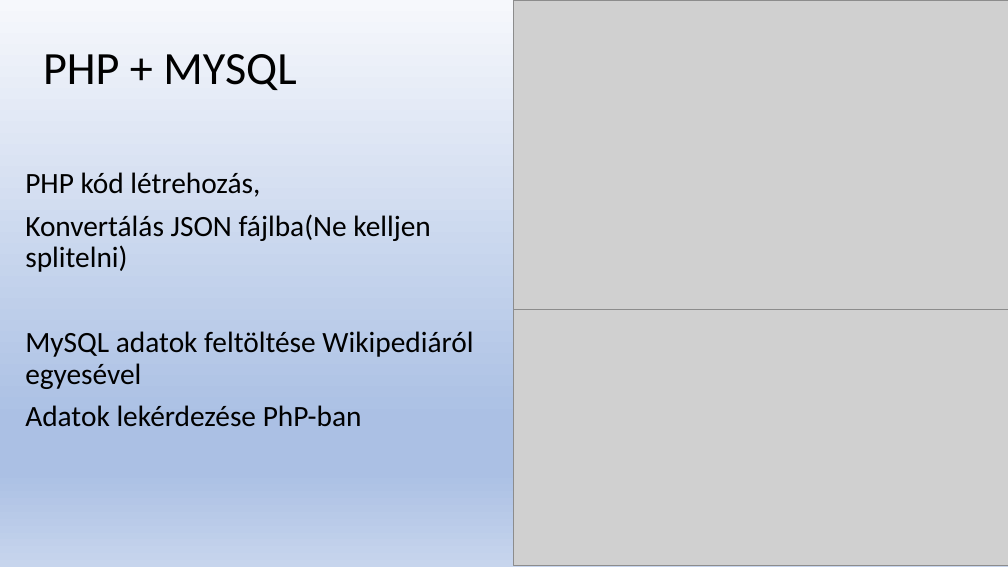
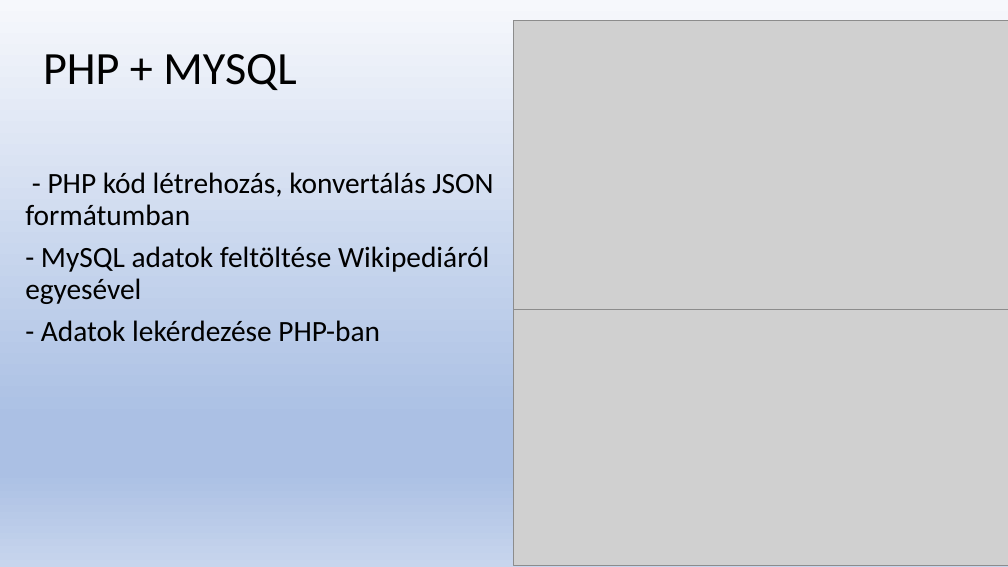
Before and after one commit to Levminer/flywithme, a slide deck: slide 3 of docs/FlyWithMe.pptx. Drawn at 1008x567 pixels with LibreOffice and Linux fonts; fonts in the diff are those of the drawing; grey boxes stand for pictures. Boxes give left, top, right and bottom in pixels: in the first picture for what was removed or moved away, otherwise in the second. Text is boxed around its words. In the diff, an @@ line names an element or a change of style, - is before the commit and + after.

```diff
--- a/docs/FlyWithMe.pptx
+++ b/docs/FlyWithMe.pptx
@@ picture: place and size @@
-picture at box(513, 0, 1008, 309)
+picture at box(513, 20, 1008, 329)
@@ text at box(25, 172, 493, 342): text changed @@
-PHP kód létrehozás,
-Konvertálás JSON fájlba(Ne kelljen splitelni)
-MySQL adatok feltöltése Wikipediáról egyesével
-Adatok lekérdezése PhP-ban
+- PHP kód létrehozás, konvertálás JSON formátumban
+- MySQL adatok feltöltése Wikipediáról egyesével
+- Adatok lekérdezése PHP-ban
```
Also in this commit, not shown: 3 other slides changed, 3 other files.
